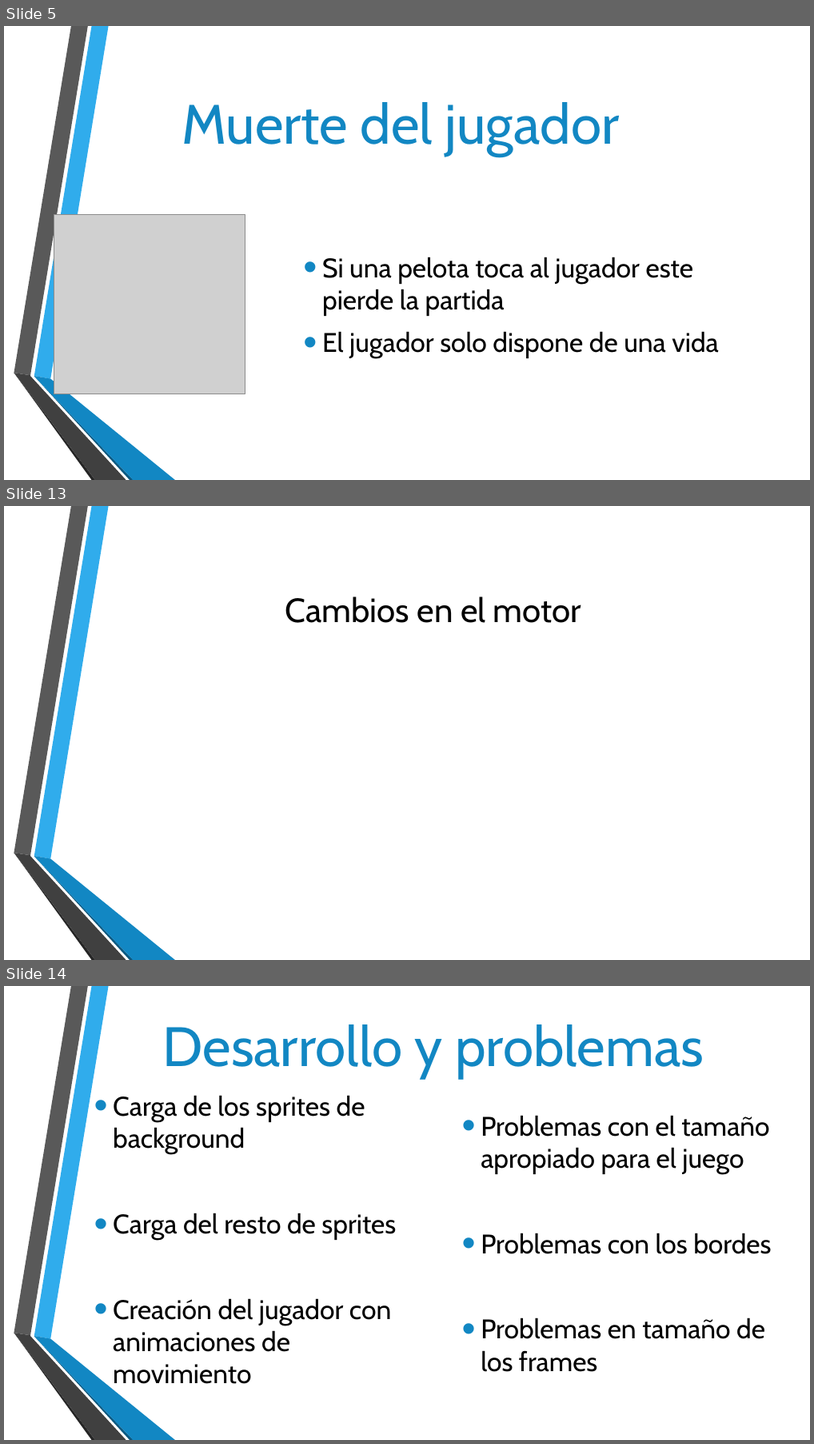
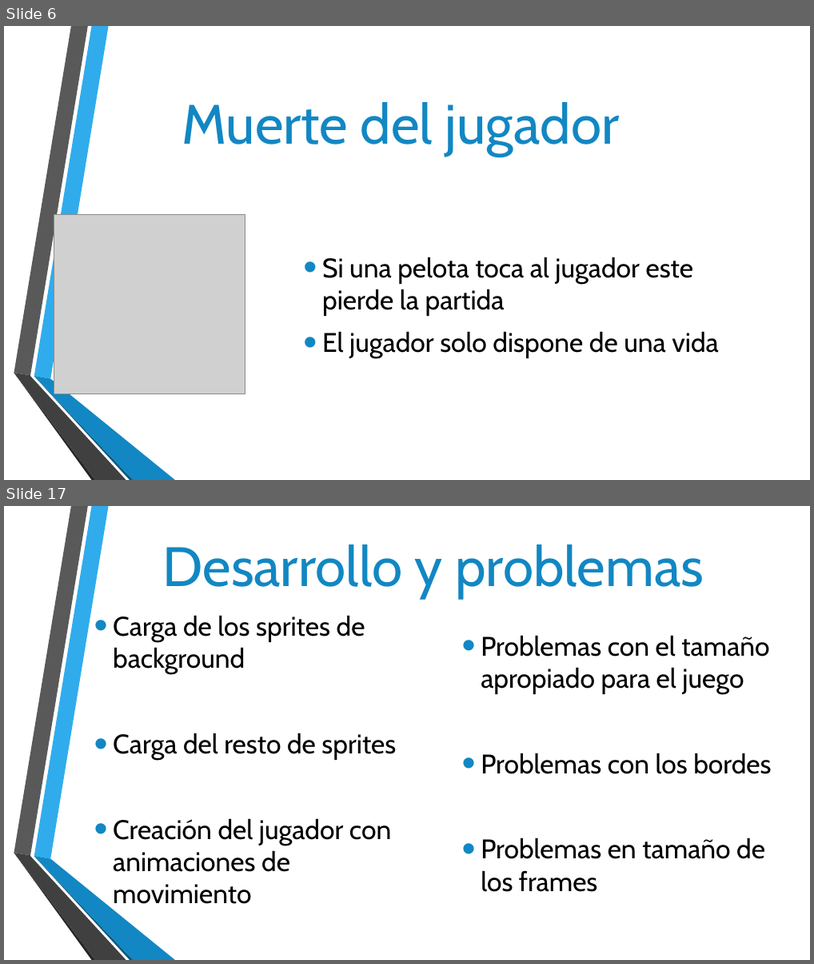
Before and after one commit to alvarocual/Super-Pang, a slide deck: SUPER PANG.pptx. Shown one above the other, each under a label of ours: slides 5, 13 and 14 before the commit, slides 6 and 17 after it; the slides between them are not shown. The pictures are 814x1444 and 814x964 pixels, drawn with LibreOffice and Linux fonts; fonts in the diff are those of the drawing; grey boxes stand for pictures; background and template pictures are left out. Boxes give left, top, right and bottom in pixels: in the first picture for what was removed or moved away, otherwise in the second. Text is boxed around its words. In the diff, an @@ line names an element or a change of style, - is before the commit and + after.

```diff
--- a/SUPER PANG.pptx
+++ b/SUPER PANG.pptx
@@ slide 13 removed at (x1=4, y1=506, x2=810, y2=960), background picture (left out); not listed: 6 template elements that a slide beside it also shows @@
@@ title removed at (x1=286, y1=596, x2=582, y2=623) @@
-Cambios en el motor
@@ what was slide 5 is now slide 6 @@
@@ what was slide 14 is now slide 17 @@
```
Also in this commit, not shown: 5 slides changed, 8 slides added, 3 other slides removed.
